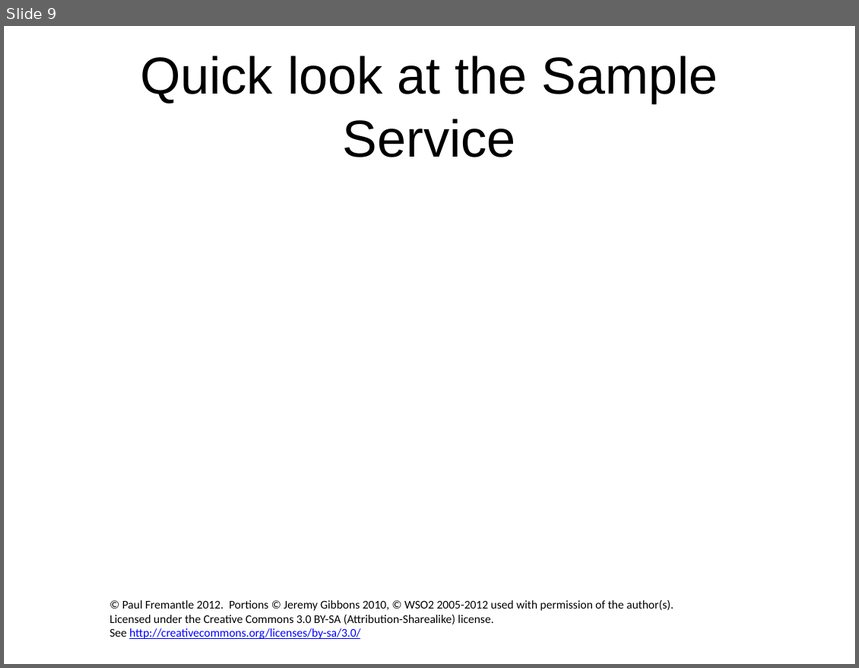
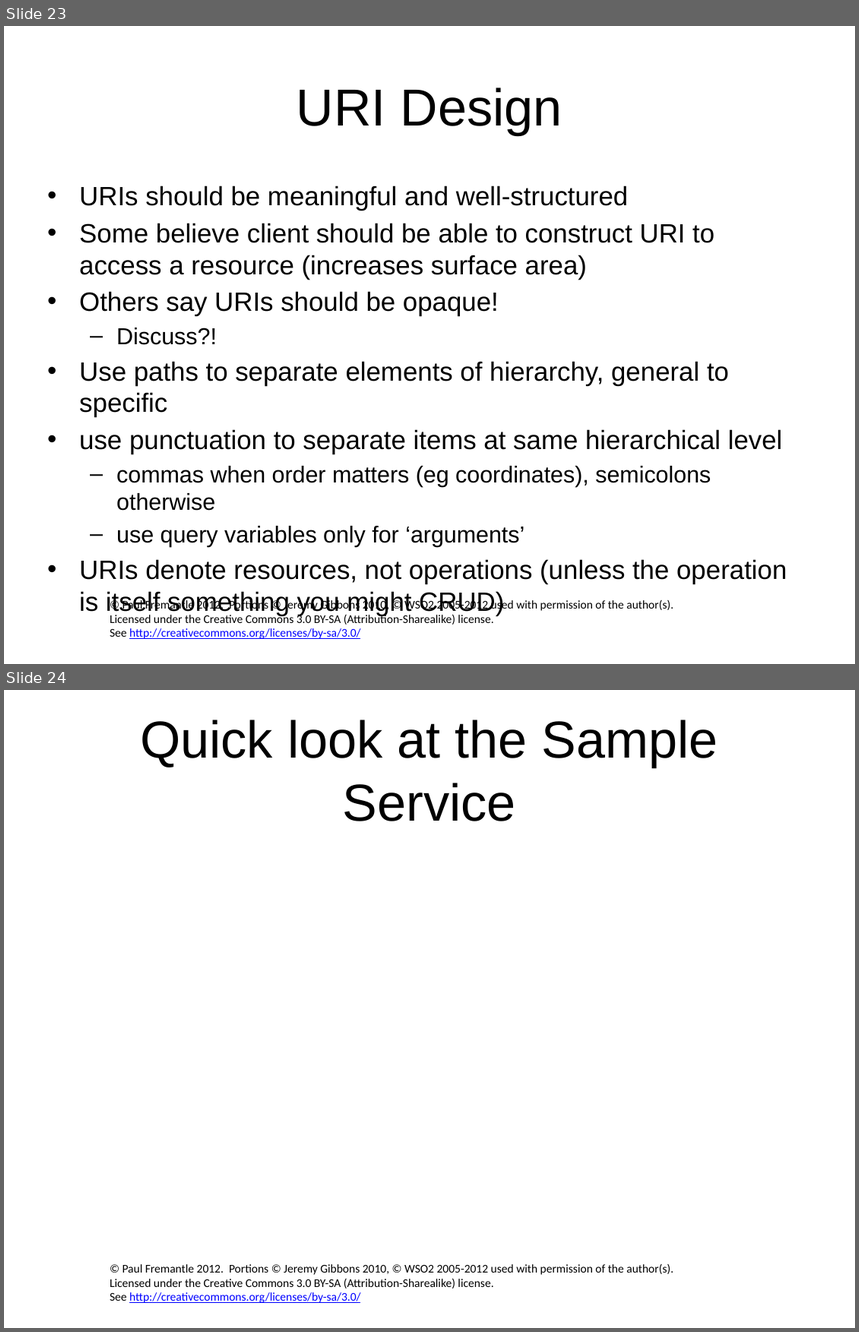
Before and after one commit to pzfreo/ox-soa-old, a slide deck: presentations/02-REST-Introduction.pptx. Shown one above the other, each under a label of ours: slide 9 before the commit, slides 23 and 24 after it. The pictures are 859x668 and 859x1332 pixels, drawn with LibreOffice and Linux fonts; fonts in the diff are those of the drawing; background and template pictures are left out. Boxes give left, top, right and bottom in pixels: in the first picture for what was removed or moved away, otherwise in the second. Text is boxed around its words. In the diff, an @@ line names an element or a change of style, - is before the commit and + after.

```diff
--- a/presentations/02-REST-Introduction.pptx
+++ b/presentations/02-REST-Introduction.pptx
@@ slide 23 added at (4,26,855,664), background #FFFFFF; not listed: 1 template element that a slide beside it also shows @@
@@ title added at (297,88,563,135), 44 pt, text #000000 @@
+URI Design
@@ text added at (79,186,787,585), 22.4 pt, text #000000 @@
+• URIs should be meaningful and well-structured
+• Some believe client should be able to construct URI to access a resource (increases surface area)
+• Others say URIs should be opaque!
+  – Discuss?!
+• Use paths to separate elements of hierarchy, general to specific
+• use punctuation to separate items at same hierarchical level
+  – commas when order matters (eg coordinates), semicolons otherwise
+  – use query variables only for ‘arguments’
+• URIs denote resources, not operations (unless the operation is itself something you might CRUD)
@@ what was slide 9 is now slide 24 @@
```
Also in this commit, not shown: 2 slides changed, 15 other slides added.
